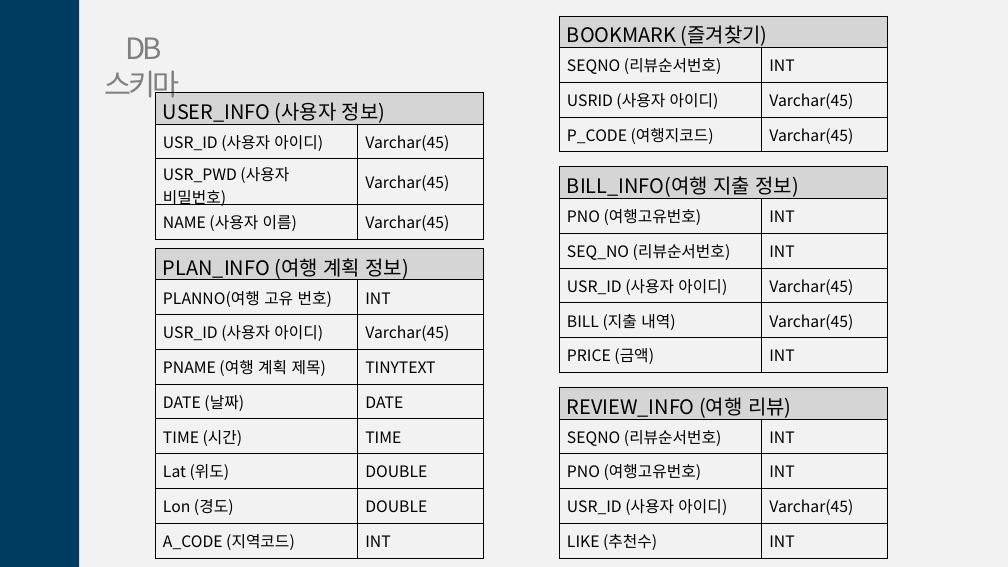
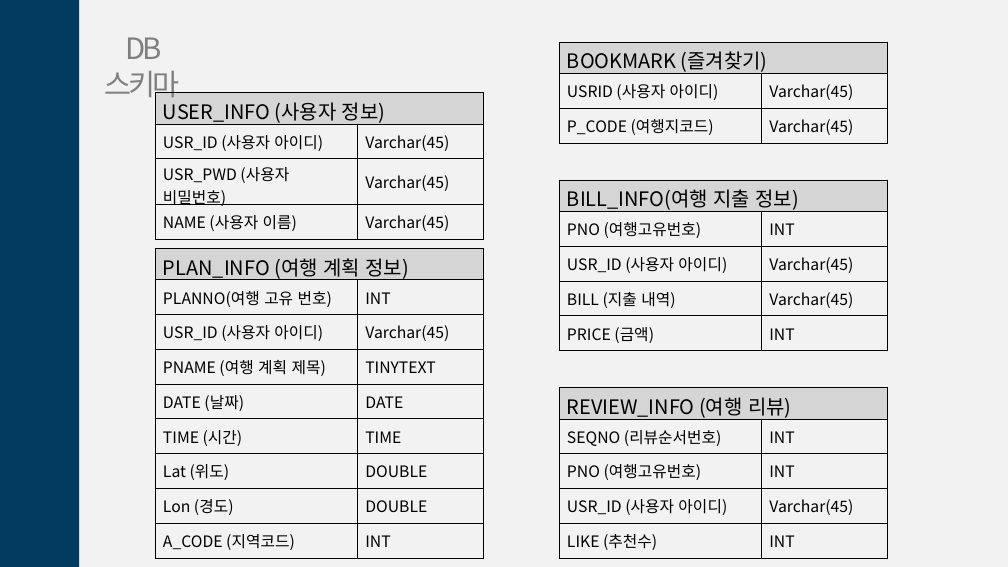
Before and after one commit to gmlrud1211/project, a slide deck: slide 33 of document/설계서.pptx (slide 18 before the commit). Drawn at 1008x567 pixels with LibreOffice and Linux fonts; fonts in the diff are those of the drawing. Boxes give left, top, right and bottom in pixels: in the first picture for what was removed or moved away, otherwise in the second. Text is boxed around its words. In the diff, an @@ line names an element or a change of style, - is before the commit and + after.

```diff
--- a/document/설계서.pptx
+++ b/document/설계서.pptx
@@ table at [560,42,888,144] @@
-row 2: SEQNO (리뷰순서번호) | INT
@@ table: place and size @@
-table at [560,16,888,152]
+table at [560,42,888,144]
@@ table at [560,180,888,351] @@
-row 3: SEQ_NO (리뷰순서번호) | INT
@@ table: place and size @@
-table at [560,167,888,373]
+table at [560,180,888,351]
```
Also in this commit, not shown: 3 other slides changed, 15 slides added.
